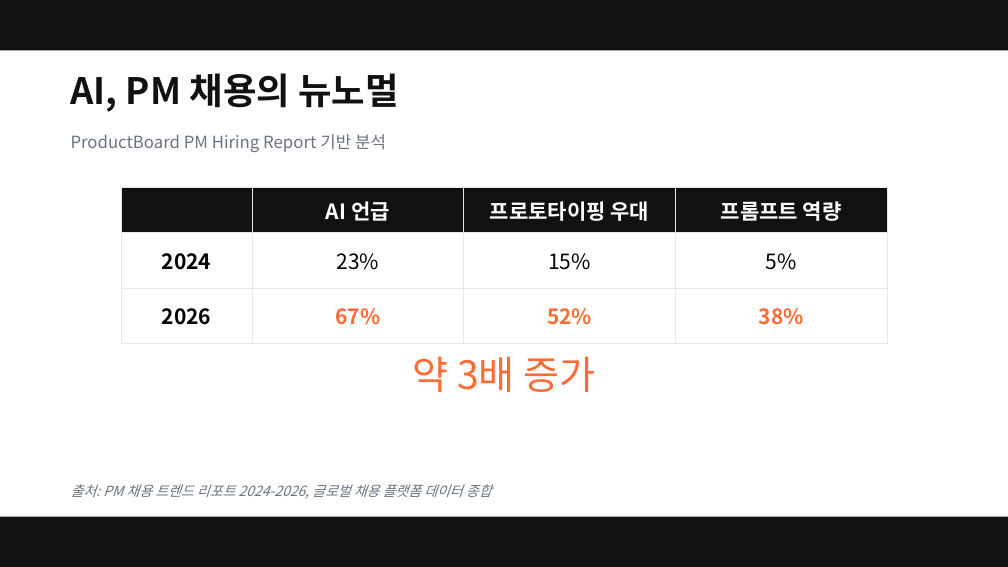
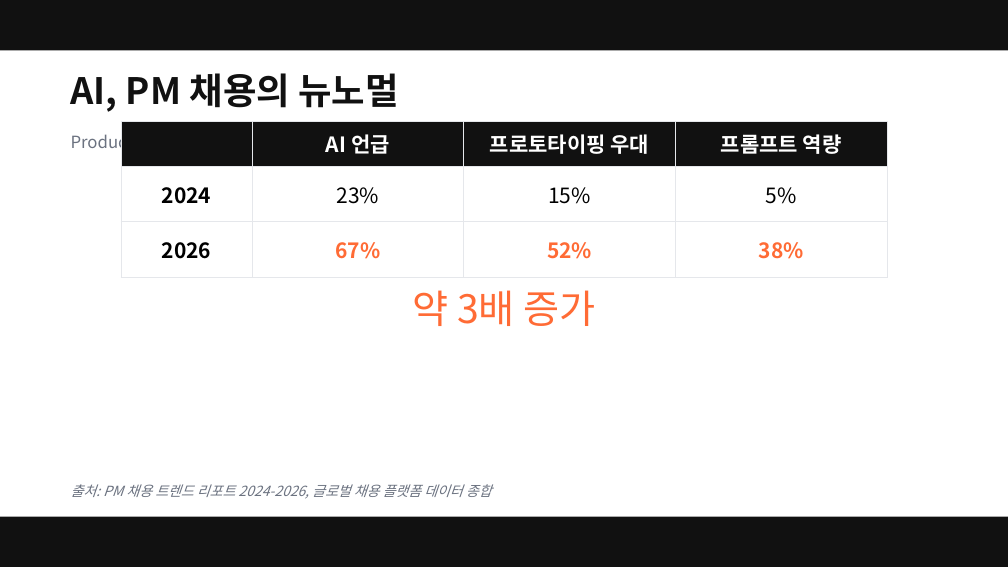
Before and after one commit to smilesjcha/ai-native-pm, a slide deck: slide 4 of projects/26Q3_Fastcampus-Lecture/assets/pptx/ai-native-pm-lecture.pptx. Drawn at 1008x567 pixels with LibreOffice and Linux fonts; fonts in the diff are those of the drawing. Boxes give left, top, right and bottom in pixels: in the first picture for what was removed or moved away, otherwise in the second. Text is boxed around its words. In the diff, an @@ line names an element or a change of style, - is before the commit and + after.

```diff
--- a/projects/26Q3_Fastcampus-Lecture/assets/pptx/ai-native-pm-lecture.pptx
+++ b/projects/26Q3_Fastcampus-Lecture/assets/pptx/ai-native-pm-lecture.pptx
@@ table: place and size @@
-table at (121, 187, 887, 344)
+table at (121, 121, 887, 263)
@@ text "약 3배 증가": place and size @@
-text "약 3배 증가" at (412, 356, 596, 392)
+text "약 3배 증가" at (412, 290, 596, 326)
```
Also in this commit, not shown: 26 other slides changed, 1 slide added, 1 other file.
